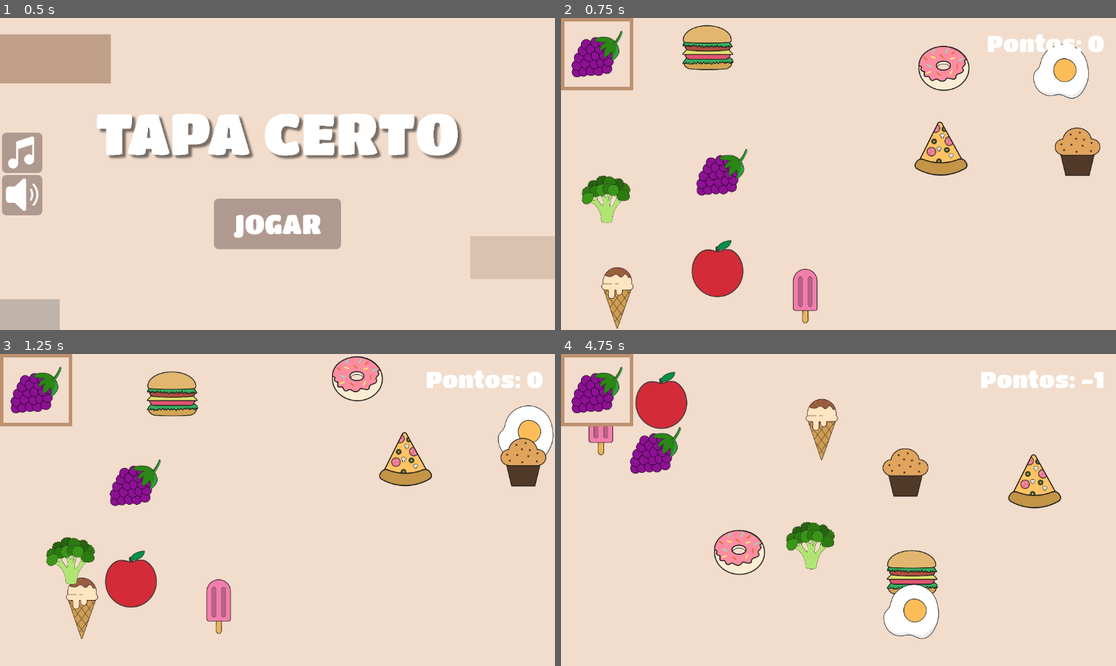
Above: before the commit, frames 1-4 (two rows, left to right).
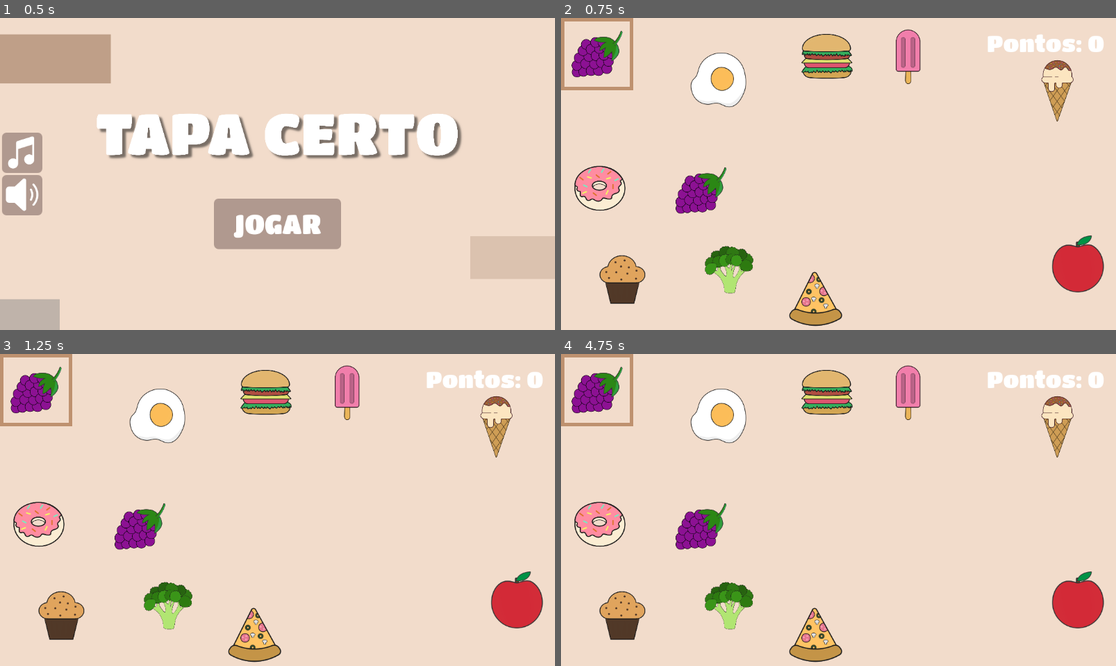
Above: after the commit, the same moments.

Repository: Frankl1sales/Course-Start-Godot
Game: Godot game, scene res://UI/tela_inicial_teste.tscn
Same seed, same stepped clock (60 frames per second), same inputs: the game is played once before the commit and once after it.
Inputs (mouse positions are in pixels of both pictures, inside the frame that each line leads up to):
- Up to frame 1 (0.5 s): no input
- Up to frame 2 (0.75 s): click "JOGAR" at 0.5 s
- Up to frame 3 (1.25 s): no input
- Up to frame 4 (4.75 s): move the mouse to (766, 578) at 1.27 s; click (766, 578) at 1.42 s; move the mouse to (644, 575) at 2.02 s; click (644, 575) at 2.17 s; move the mouse to (982, 360) at 2.77 s; click (982, 360) at 2.92 s; move the mouse to (744, 463) at 3.52 s; click (744, 463) at 3.67 s; move the mouse to (605, 400) at 4.27 s; click (605, 400) at 4.42 s

Frame 1 is identical in both runs. In frame 2, 16% of the frame differs, in the area x 2-98%, y 2-100%; in frame 3, 17%; in frame 4, 18%, in the area x 2-98%, y 3-99%.

Commit message:
Adicione reposicionamento de todos os alvos
Foi adicionada uma nova política de reposicionamento de alvos: o
reposicionamento de todos os alvos.

O sistema de dificuldade foi removido da lógica fundamental do jogo,
agora os parâmetros definidos pela dificuldade são especificados
explicitamente. Agora é preciso especificar explicitamente a quantidade
de alvos, a velocidade dos alvos e a política de reposicionamento dos
alvos.

No futuro convém implementar um sistema de dificuldade
baseado em templates que especifique esses parâmetros mas não o prendam.

Diff:
--- a/UI/tela_inicial_teste.gd
+++ b/UI/tela_inicial_teste.gd
@@ -113,4 +113,4 @@
 
 
 func _on_botão_jogar_pressed() -> void:
-	GameManager.iniciar_jogo(GameManager.Dificuldades.MÉDIO_DIFÍCIL, 10)
+	GameManager.iniciar_jogo(10, GameManager.PolíticasDeReposicionamento.TODOS, GameManager.VELOCIDADE_ZERO_PADRÃO)
--- a/scenes/game_manager/game_manager.gd
+++ b/scenes/game_manager/game_manager.gd
@@ -1,12 +1,10 @@
 extends Node
 
-enum Dificuldades {
-	MUITO_FÁCIL, # Alvos não se movimentam e não trocam de posição quando tocados adequadamente.
-	FÁCIL, # Alvos não se movimentam, trocam de posição quando tocados adequadamente.
-	MÉDIO, # Alvos se movimentam lentamente por padrão, não trocam de posição quando tocados adequadamente.
-	MÉDIO_DIFÍCIL, # Alvos se movimentam lentamente por padrão, trocam de posição quando tocados adequadamente.
-	DIFÍCIL, # Alvos se movimentam rapidamente por padrão, não trocam de posição quando tocados adequadamente.
-	MUITO_DIFÍCIL, # Alvos se movimentam rapidamente por padrão, trocam de posição quando tocados adequadamente.
+
+enum PolíticasDeReposicionamento {
+	NENHUM,
+	ALVO,
+	TODOS
 }
 
 
@@ -23,18 +21,18 @@
 	PICOLÉ
 }
 
-
-const VELOCIDADE_LENTA_PADRÃO: float = 150
-const VELOCIDADE_RÁPIDA_PADRÃO: float = 300
+const VELOCIDADE_ZERO_PADRÃO: float = 0.0
+const VELOCIDADE_LENTA_PADRÃO: float = 150.0
+const VELOCIDADE_RÁPIDA_PADRÃO: float = 300.0
 
 # Parâmetros do sistema
 var música_desligada: bool = false;
 var sons_mutados: bool = false;
 
 # Parâmetros do jogo
-var dificuldade
-var override_velocidade: float = -1.0
+var velocidade: float = -1.0
 var alvos_no_jogo: Array = []
+var política_de_reposicionamento: int
 
 
 var alvo_atual: int
@@ -59,13 +57,13 @@
 	$"MúsicaDeFundo".stop()
 
 
-func iniciar_jogo(dificuldade_do_jogo: int, número_de_alvos: int, override_velocidade_dos_alvos: int = -1) -> void:
+func iniciar_jogo(número_de_alvos: int, política_de_reposicionamento_do_jogo: int, velocidade_dos_alvos: int = -1) -> void:
 	alvos_no_jogo = Alvos.values()
 	alvos_no_jogo.shuffle()
 	alvos_no_jogo = alvos_no_jogo.slice(0, número_de_alvos)
 
-	dificuldade = dificuldade_do_jogo
-	override_velocidade = override_velocidade_dos_alvos
+	política_de_reposicionamento = política_de_reposicionamento_do_jogo
+	velocidade = velocidade_dos_alvos
 
 	alvo_atual = alvos_no_jogo.pick_random()
 	pontos = 0
--- a/scenes/jogo_principal/jogo_principal.gd
+++ b/scenes/jogo_principal/jogo_principal.gd
@@ -33,293 +33,298 @@
 
 var grid_de_alvos: Array[Array] = []
 
+const TAMANHO_BASE_DA_FONTE: int = 48
+
 # Called when the node enters the scene tree for the first time.
 func _ready() -> void:
-    tamanho_da_janela = get_viewport_rect().size
-
-    escala = tamanho_da_janela.x / 1152
-
-    distância_mínima_entre_alvos *= escala
-
-    linhas = round(tamanho_da_janela.y / tamanho_da_janela.x * colunas)
-    tamanho_célula.x = tamanho_da_janela.x / colunas
-    tamanho_célula.y = tamanho_da_janela.y / linhas
-
-    grid_de_alvos.resize(colunas)
-
-    var array_temporário: Array[int]
-    array_temporário.resize(linhas)
-    array_temporário.fill(-1)
-
-    for i in grid_de_alvos.size():
-        grid_de_alvos[i] = array_temporário.duplicate()
-
-    # A primeira célula é reservada para o indicador do alvo atual
-    grid_de_alvos[0][0] = 2147483647
-
-    var aspect_ratio_célula: float = tamanho_célula.y / tamanho_célula.x
-    offset_máximo = Vector2(BASE_OFFSET_MÁXIMO * escala, BASE_OFFSET_MÁXIMO * escala * aspect_ratio_célula)
-
-    if GameManager.override_velocidade >= 0:
-        velocidade = GameManager.override_velocidade * escala
-    else:
-        match GameManager.dificuldade:
-            GameManager.Dificuldades.MUITO_FÁCIL, GameManager.Dificuldades.FÁCIL:
-                velocidade = 0.0
-            GameManager.Dificuldades.MÉDIO, GameManager.Dificuldades.MÉDIO_DIFÍCIL:
-                velocidade = GameManager.VELOCIDADE_LENTA_PADRÃO * escala
-            GameManager.Dificuldades.DIFÍCIL, GameManager.Dificuldades.MUITO_DIFÍCIL:
-                velocidade = GameManager.VELOCIDADE_RÁPIDA_PADRÃO * escala
-
-    for alvo in GameManager.alvos_no_jogo:
-        match alvo:
-            GameManager.Alvos.DONUT:
-                alvos_no_jogo.append(donut)
-            GameManager.Alvos.HAMBÚRGUER:
-                alvos_no_jogo.append(hambúrguer)
-            GameManager.Alvos.PIZZA:
-                alvos_no_jogo.append(pizza)
-            GameManager.Alvos.OVO_FRITO:
-                alvos_no_jogo.append(ovo_frito)
-            GameManager.Alvos.MAÇÃ:
-                alvos_no_jogo.append(maçã)
-            GameManager.Alvos.UVA:
-                alvos_no_jogo.append(uva)
-            GameManager.Alvos.SORVETE:
-                alvos_no_jogo.append(sorvete)
-            GameManager.Alvos.CUPCAKE:
-                alvos_no_jogo.append(cupcake)
-            GameManager.Alvos.BRÓCOLIS:
-                alvos_no_jogo.append(brócolis)
-            GameManager.Alvos.PICOLÉ:
-                alvos_no_jogo.append(picolé)
-            _:
-                assert(false, "Alvo inválido")
-
-    vetores_de_movimento_dos_alvos.resize(alvos_no_jogo.size())
-    sprites_dos_alvos.resize(alvos_no_jogo.size())
-
-    for i in alvos_no_jogo.size():
-        alvos_no_jogo[i].scale = Vector2(escala, escala)
-
-        for child in alvos_no_jogo[i].get_children():
-            if child is Sprite2D:
-                sprites_dos_alvos[i] = child.duplicate()
-
-                sprites_dos_alvos[i].scale *= escala
-                sprites_dos_alvos[i].position = Vector2(75 * escala, 75 * escala)
-
-        spawnar_alvo(i, true)
-
-        var vetor_de_movimento: Vector2 = vetor_de_movimento_aleatório()
-
-        vetores_de_movimento_dos_alvos[i] = vetor_de_movimento
-
-    # Não mantenha as células ocupadas se os alvos vão se mover
-    if GameManager.dificuldade != GameManager.Dificuldades.MUITO_FÁCIL and \
-       GameManager.dificuldade != GameManager.Dificuldades.FÁCIL:
-        remover_todos_os_alvos_do_grid()
-
-    setar_sprite_alvo(GameManager.alvos_no_jogo.find(GameManager.alvo_atual))
-    $CanvasLayer/Control/TextureRect.scale = Vector2(escala, escala)
-
-    $CanvasLayer/Label.add_theme_font_size_override("font_size", escala * 48)
+	tamanho_da_janela = get_viewport_rect().size
+	escala = tamanho_da_janela.x / 1152
+
+	distância_mínima_entre_alvos *= escala
+	velocidade = GameManager.velocidade * escala
+
+
+	# Inicialização do ruído azul
+	linhas = round(tamanho_da_janela.y / tamanho_da_janela.x * colunas)
+	tamanho_célula.x = tamanho_da_janela.x / colunas
+	tamanho_célula.y = tamanho_da_janela.y / linhas
+
+	grid_de_alvos.resize(colunas)
+
+	var array_temporário: Array[int]
+	array_temporário.resize(linhas)
+	array_temporário.fill(-1)
+
+	for i in grid_de_alvos.size():
+		grid_de_alvos[i] = array_temporário.duplicate()
+
+	# A primeira célula é reservada para o indicador do alvo atual
+	grid_de_alvos[0][0] = 2147483647
+
+	var aspect_ratio_célula: float = tamanho_célula.y / tamanho_célula.x
+	offset_máximo = Vector2(BASE_OFFSET_MÁXIMO * escala, BASE_OFFSET_MÁXIMO * escala * aspect_ratio_célula)
+
+
+	# Inicialização dos alvos
+	for alvo in GameManager.alvos_no_jogo:
+		match alvo:
+			GameManager.Alvos.DONUT:
+				alvos_no_jogo.append(donut)
+			GameManager.Alvos.HAMBÚRGUER:
+				alvos_no_jogo.append(hambúrguer)
+			GameManager.Alvos.PIZZA:
+				alvos_no_jogo.append(pizza)
+			GameManager.Alvos.OVO_FRITO:
+				alvos_no_jogo.append(ovo_frito)
+			GameManager.Alvos.MAÇÃ:
+				alvos_no_jogo.append(maçã)
+			GameManager.Alvos.UVA:
+				alvos_no_jogo.append(uva)
+			GameManager.Alvos.SORVETE:
+				alvos_no_jogo.append(sorvete)
+			GameManager.Alvos.CUPCAKE:
+				alvos_no_jogo.append(cupcake)
+			GameManager.Alvos.BRÓCOLIS:
+				alvos_no_jogo.append(brócolis)
+			GameManager.Alvos.PICOLÉ:
+				alvos_no_jogo.append(picolé)
+			_:
+				assert(false, "Alvo inválido")
+
+	vetores_de_movimento_dos_alvos.resize(alvos_no_jogo.size())
+	sprites_dos_alvos.resize(alvos_no_jogo.size())
+
+	for i in alvos_no_jogo.size():
+		alvos_no_jogo[i].scale = Vector2(escala, escala)
+
+		for child in alvos_no_jogo[i].get_children():
+			if child is Sprite2D:
+				sprites_dos_alvos[i] = child.duplicate()
+
+				sprites_dos_alvos[i].scale *= escala
+				sprites_dos_alvos[i].position = Vector2(75 * escala, 75 * escala)
+
+		vetores_de_movimento_dos_alvos[i] = vetor_de_movimento_aleatório()
+
+	spawnar_todos_os_alvos()
+
+	# Não mantenha as células ocupadas se os alvos vão se mover
+	if velocidade == GameManager.VELOCIDADE_ZERO_PADRÃO:
+		remover_todos_os_alvos_do_grid()
+
+
+	# Inicialização dos indicadores da interface
+	setar_sprite_alvo(GameManager.alvos_no_jogo.find(GameManager.alvo_atual))
+	$CanvasLayer/Control/TextureRect.scale = Vector2(escala, escala)
+
+	$CanvasLayer/Label.add_theme_font_size_override("font_size", escala * TAMANHO_BASE_DA_FONTE)
 
 # Called every frame. 'delta' is the elapsed time since the previous frame.
 func _process(delta: float) -> void:
-    for i in alvos_no_jogo.size():
-        alvos_no_jogo[i].global_position += vetores_de_movimento_dos_alvos[i] * delta
-
-        if vetores_de_movimento_dos_alvos[i].x < 0 and alvos_no_jogo[i].global_position.x < 0:
-            vetores_de_movimento_dos_alvos[i].x *= -1
-
-        if vetores_de_movimento_dos_alvos[i].x > 0 and alvos_no_jogo[i].global_position.x + alvos_no_jogo[i].width * escala > tamanho_da_janela.x:
-            vetores_de_movimento_dos_alvos[i].x *= -1
-
-        if vetores_de_movimento_dos_alvos[i].y < 0 and alvos_no_jogo[i].global_position.y < 0:
-            vetores_de_movimento_dos_alvos[i].y *= -1
-
-        if vetores_de_movimento_dos_alvos[i].y > 0 and alvos_no_jogo[i].global_position.y + alvos_no_jogo[i].heigth * escala > tamanho_da_janela.y:
-            vetores_de_movimento_dos_alvos[i].y *= -1
+	for i in alvos_no_jogo.size():
+		alvos_no_jogo[i].global_position += vetores_de_movimento_dos_alvos[i] * delta
+
+		if vetores_de_movimento_dos_alvos[i].x < 0 and alvos_no_jogo[i].global_position.x < 0:
+			vetores_de_movimento_dos_alvos[i].x *= -1
+
+		if vetores_de_movimento_dos_alvos[i].x > 0 and alvos_no_jogo[i].global_position.x + alvos_no_jogo[i].width * escala > tamanho_da_janela.x:
+			vetores_de_movimento_dos_alvos[i].x *= -1
+
+		if vetores_de_movimento_dos_alvos[i].y < 0 and alvos_no_jogo[i].global_position.y < 0:
+			vetores_de_movimento_dos_alvos[i].y *= -1
+
+		if vetores_de_movimento_dos_alvos[i].y > 0 and alvos_no_jogo[i].global_position.y + alvos_no_jogo[i].heigth * escala > tamanho_da_janela.y:
+			vetores_de_movimento_dos_alvos[i].y *= -1
 
 
 func setar_sprite_alvo(index: int) -> void:
-    if sprite_do_alvo_atual != null:
-        $CanvasLayer/Control.remove_child(sprite_do_alvo_atual)
-
-    $CanvasLayer/Control.add_child(sprites_dos_alvos[index])
-    sprite_do_alvo_atual = sprites_dos_alvos[index]
+	if sprite_do_alvo_atual != null:
+		$CanvasLayer/Control.remove_child(sprite_do_alvo_atual)
+
+	$CanvasLayer/Control.add_child(sprites_dos_alvos[index])
+	sprite_do_alvo_atual = sprites_dos_alvos[index]
 
 
 func atualizar_placar() -> void:
-        $CanvasLayer/Label.text = "Pontos: " + str(GameManager.pontos)
+		$CanvasLayer/Label.text = "Pontos: " + str(GameManager.pontos)
 
 
 func clique(alvo: int) -> void:
-    var alvo_original = GameManager.alvos_no_jogo.find(GameManager.alvo_atual)
-    var certo = GameManager.clique(alvo)
-
-    if certo:
-        $TapRight.play()
-
-        var index = GameManager.alvos_no_jogo.find(GameManager.alvo_atual)
-        setar_sprite_alvo(index)
-
-        # Reposisiona o alvo imóvel
-        if GameManager.dificuldade == GameManager.Dificuldades.FÁCIL:
-            trocar_alvo_de_posição(alvo_original)
-        # Reposisiona o alvo móvel
-        if GameManager.dificuldade == GameManager.Dificuldades.MÉDIO_DIFÍCIL or \
-           GameManager.dificuldade == GameManager.Dificuldades.MUITO_DIFÍCIL:
-
-            vetores_de_movimento_dos_alvos[alvo_original] = vetor_de_movimento_aleatório()
-
-            var posição_original: Vector2 = centro_de_alvo(alvo_original)
-
-            var tentativas = 0
-
-            while true:
-                alvos_no_jogo[alvo_original].global_position = Vector2(rng.randf_range(0, tamanho_da_janela.x - alvos_no_jogo[alvo_original].width * escala),
-                                                              rng.randf_range(0, tamanho_da_janela.y - alvos_no_jogo[alvo_original].heigth * escala))
-
-                var colisão = false
-
-                for i in alvos_no_jogo.size():
-                    if i == alvo_original:
-                        continue
-
-                    if distância_entre_alvos(i, alvo_original) < distância_mínima_entre_alvos:
-                        colisão = true
-                        break
-
-                # Detecta se o alvo está na área do alvo atual
-                if distância_entre_alvos(alvo_original, -1, Vector2(0, 0)) < 200 * escala:
-                    colisão = true
-
-                # Detecra se o alvo está muito pperto da posição inicial
-                if distância_entre_alvos(alvo_original, -1, posição_original) < 300 * escala:
-                    colisão = true
-
-                if not colisão || tentativas >= 100:
-                    break
-
-    else:
-        $TapWrong.play()
-
-    atualizar_placar()
-
-    # A ordem de renzerização de nós irmão é de cima para baixo com base no que aparece na árvore de
-    # nós. A ordem de tratamento de entradas segue a mesma ordem. O efeito disso é que nós
-    # renderizados abaixo de outros nós serão tratados antes dos nós a frente, então se a propagação
-    # é parada apenas o nó mais de tráz é tratado. Para resolver isso a solução é colocar os nós na
-    # árvore em ordem reversa a ordem desejada para renderização e setar o índice Z para que sejam
-    # renderizados na ordem desejada.
-    # A ordem de renderização é bem documentada, porém, aparente mente a ordem de execução de
-    # entradas não é. Mais informações sobre a ordem de execução não documentada:
-    # https://www.reddit.com/r/godot/comments/112w2zt/notes_on_event_execution_order_with_a_side_dose/
-    get_viewport().set_input_as_handled() # Para a propagação da entrada
+	var alvo_original = GameManager.alvos_no_jogo.find(GameManager.alvo_atual)
+	var certo = GameManager.clique(alvo)
+
+	if certo:
+		$TapRight.play()
+
+		var index = GameManager.alvos_no_jogo.find(GameManager.alvo_atual)
+		setar_sprite_alvo(index)
+
+		if GameManager.política_de_reposicionamento == GameManager.PolíticasDeReposicionamento.ALVO:
+			# Reposisiona o alvo imóvel
+			if velocidade == GameManager.VELOCIDADE_ZERO_PADRÃO:
+				trocar_alvo_de_posição(alvo_original)
+			# Reposisiona o alvo móvel
+			else:
+				vetores_de_movimento_dos_alvos[alvo_original] = vetor_de_movimento_aleatório()
+
+				var posição_original: Vector2 = centro_de_alvo(alvo_original)
+
+				var tentativas = 0
+
+				while true:
+					alvos_no_jogo[alvo_original].global_position = Vector2(rng.randf_range(0, tamanho_da_janela.x - alvos_no_jogo[alvo_original].width * escala),
+																		   rng.randf_range(0, tamanho_da_janela.y - alvos_no_jogo[alvo_original].heigth * escala))
+
+					var colisão = false
+					var colisão_com_o_indicado_do_alvo = false
+
+					for i in alvos_no_jogo.size():
+						if i == alvo_original:
+							continue
+
+						if distância_entre_alvos(i, alvo_original) < distância_mínima_entre_alvos:
+							colisão = true
+							break
+
+					# Detecta se o alvo está na área do indicador do alvo
+					if distância_entre_alvos(alvo_original, -1, Vector2(0, 0)) < 200 * escala:
+						colisão = true
+						colisão_com_o_indicado_do_alvo = true
+
+					# Detecra se o alvo está muito perto da posição inicial
+					if distância_entre_alvos(alvo_original, -1, posição_original) < 300 * escala:
+						colisão = true
+
+					if not colisão or (tentativas >= 100 and not colisão_com_o_indicado_do_alvo):
+						break
+		elif GameManager.política_de_reposicionamento == GameManager.PolíticasDeReposicionamento.TODOS:
+			spawnar_todos_os_alvos()
+
+	else:
+		$TapWrong.play()
+
+	atualizar_placar()
+
+	# A ordem de renzerização de nós irmão é de cima para baixo com base no que aparece na árvore de
+	# nós. A ordem de tratamento de entradas segue a mesma ordem. O efeito disso é que nós
+	# renderizados abaixo de outros nós serão tratados antes dos nós a frente, então se a propagação
+	# é parada apenas o nó mais de tráz é tratado. Para resolver isso a solução é colocar os nós na
+	# árvore em ordem reversa a ordem desejada para renderização e setar o índice Z para que sejam
+	# renderizados na ordem desejada.
+	# A ordem de renderização é bem documentada, porém, aparente mente a ordem de execução de
+	# entradas não é. Mais informações sobre a ordem de execução não documentada:
+	# https://www.reddit.com/r/godot/comments/112w2zt/notes_on_event_execution_order_with_a_side_dose/
+	get_viewport().set_input_as_handled() # Para a propagação da entrada
 
 
 func vetor_de_movimento_aleatório() -> Vector2:
-    var vetor_de_movimento: Vector2 = Vector2(rng.randi_range(0, 1), rng.randi_range(0, 1))
-
-    if vetor_de_movimento.x == 0:
-        vetor_de_movimento.x = -1.0
-
-    if vetor_de_movimento.y == 0:
-        vetor_de_movimento.y = -1.0
-
-    vetor_de_movimento = vetor_de_movimento.normalized() * velocidade
-
-    return vetor_de_movimento
+	var vetor_de_movimento: Vector2 = Vector2(rng.randi_range(0, 1), rng.randi_range(0, 1))
+
+	if vetor_de_movimento.x == 0:
+		vetor_de_movimento.x = -1.0
+
+	if vetor_de_movimento.y == 0:
+		vetor_de_movimento.y = -1.0
+
+	vetor_de_movimento = vetor_de_movimento.normalized() * velocidade
+
+	return vetor_de_movimento
 
 
 func spawnar_alvo(alvo: int, ocupar: bool) -> void:
-    var coluna: int
-    var linha: int
-
-    var tentativas: int = 0
-
-    # Encontra uma célula não ocupada
-    while true:
-        tentativas += 1
-
-        coluna = rng.randi_range(0, colunas - 1)
-        linha = rng.randi_range(0, linhas - 1)
-
-        if grid_de_alvos[coluna][linha] < 0 || tentativas >= 100:
-            break
-
-    if ocupar:
-        grid_de_alvos[coluna][linha] = alvo
-
-    var pos_x = coluna * tamanho_célula.x + rng.randf_range(-offset_máximo.x, offset_máximo.x)
-    var pos_y = linha * tamanho_célula.y + rng.randf_range(-offset_máximo.y, offset_máximo.y)
-
-    alvos_no_jogo[alvo].global_position = Vector2(pos_x + alvos_no_jogo[alvo].width * escala / 2,\
-                                                  pos_y + alvos_no_jogo[alvo].heigth * escala / 2)
+	var coluna: int
+	var linha: int
+
+	var tentativas: int = 0
+
+	# Encontra uma célula não ocupada
+	while true:
+		tentativas += 1
+
+		coluna = rng.randi_range(0, colunas - 1)
+		linha = rng.randi_range(0, linhas - 1)
+
+		if grid_de_alvos[coluna][linha] < 0 || tentativas >= 100:
+			break
+
+	if ocupar:
+		grid_de_alvos[coluna][linha] = alvo
+
+	var pos_x = coluna * tamanho_célula.x + rng.randf_range(-offset_máximo.x, offset_máximo.x)
+	var pos_y = linha * tamanho_célula.y + rng.randf_range(-offset_máximo.y, offset_máximo.y)
+
+	alvos_no_jogo[alvo].global_position = Vector2(pos_x + alvos_no_jogo[alvo].width * escala / 2,\
+												  pos_y + alvos_no_jogo[alvo].heigth * escala / 2)
+
+
+func spawnar_todos_os_alvos() -> void:
+	remover_todos_os_alvos_do_grid()
+
+	for i in alvos_no_jogo.size():
+		spawnar_alvo(i, true)
+
 
 func remover_alvo_do_grid(alvo: int) -> bool:
-    for i in grid_de_alvos.size():
-        for j in grid_de_alvos[i].size():
-            if grid_de_alvos[i][j] == alvo:
-                grid_de_alvos[i][j] = -1
-                return true
-
-    return false
+	for i in grid_de_alvos.size():
+		for j in grid_de_alvos[i].size():
+			if grid_de_alvos[i][j] == alvo:
+				grid_de_alvos[i][j] = -1
+				return true
+
+	return false
 
 
 func encontrar_posição_de_alvo_no_grid(alvo: int) -> Array[int]:
-    for i in grid_de_alvos.size():
-        for j in grid_de_alvos[i].size():
-            if grid_de_alvos[i][j] == alvo:
-                return [i, j]
-
-    return [-1, -1]
+	for i in grid_de_alvos.size():
+		for j in grid_de_alvos[i].size():
+			if grid_de_alvos[i][j] == alvo:
+				return [i, j]
+
+	return [-1, -1]
 
 
 func trocar_alvo_de_posição(alvo: int) -> void:
-    var posição_atual = encontrar_posição_de_alvo_no_grid(alvo)
-
-    if posição_atual[0] < 0 or posição_atual[1] < 0:
-        assert(false, "Alvo não encontrado no grid")
-        return
-
-    spawnar_alvo(alvo, true)
-    grid_de_alvos[posição_atual[0]][posição_atual[1]] = -1
+	var posição_atual = encontrar_posição_de_alvo_no_grid(alvo)
+
+	if posição_atual[0] < 0 or posição_atual[1] < 0:
+		assert(false, "Alvo não encontrado no grid")
+		return
+
+	spawnar_alvo(alvo, true)
+	grid_de_alvos[posição_atual[0]][posição_atual[1]] = -1
 
 
 func remover_todos_os_alvos_do_grid() -> void:
-    for i in grid_de_alvos.size():
-        for j in grid_de_alvos[i].size():
-            grid_de_alvos[i][j] = -1
-
-    grid_de_alvos[0][0] = 2147483647
+	for i in grid_de_alvos.size():
+		for j in grid_de_alvos[i].size():
+			grid_de_alvos[i][j] = -1
+
+	grid_de_alvos[0][0] = 2147483647
 
 
 func centro_de_alvo(alvo: int) -> Vector2:
-    return alvos_no_jogo[alvo].global_position + Vector2(alvos_no_jogo[alvo].width / 2 * escala,
-                                                         alvos_no_jogo[alvo].heigth / 2 * escala)
+	return alvos_no_jogo[alvo].global_position + Vector2(alvos_no_jogo[alvo].width / 2 * escala,
+														 alvos_no_jogo[alvo].heigth / 2 * escala)
 
 
 # Calcula a distância entre o centro de dois alvos. Use -1 em um dos alvos para especificar um ponto
 # arbitrário no tericeiro argumento ou -1 nos dois alvos para especificar dois pontos arbitrários no
 # terceiro e quart argumento e calcular a distância entre eles.
 func distância_entre_alvos(a: int, b: int, pos_1: Vector2 = Vector2(0, 0), pos_2: Vector2 = Vector2(0, 0)) -> float:
-    var centro_a: Vector2
-    var centro_b: Vector2
-
-    if a == -1 and b == -1:
-        centro_a = pos_1
-        centro_b = pos_2
-    elif a == -1:
-        centro_a = pos_1
-        centro_b = centro_de_alvo(b)
-    elif b == -1:
-        centro_a = centro_de_alvo(a)
-        centro_b = pos_1
-    else:
-        centro_a = centro_de_alvo(a)
-        centro_b = centro_de_alvo(b)
-
-    return sqrt(pow(centro_a.x - centro_b.x, 2) + pow(centro_a.y - centro_b.y, 2))
+	var centro_a: Vector2
+	var centro_b: Vector2
+
+	if a == -1 and b == -1:
+		centro_a = pos_1
+		centro_b = pos_2
+	elif a == -1:
+		centro_a = pos_1
+		centro_b = centro_de_alvo(b)
+	elif b == -1:
+		centro_a = centro_de_alvo(a)
+		centro_b = pos_1
+	else:
+		centro_a = centro_de_alvo(a)
+		centro_b = centro_de_alvo(b)
+
+	return sqrt(pow(centro_a.x - centro_b.x, 2) + pow(centro_a.y - centro_b.y, 2))
--- a/scenes/jogo_principal/jogo_principal.tscn
+++ b/scenes/jogo_principal/jogo_principal.tscn
@@ -65,7 +65,7 @@
 
 [node name="Picolé" parent="." instance=ExtResource("7_30t43")]
 z_index = 10
-position = Vector2(0, -142)
+position = Vector2(0, -113.6)
 
 [node name="Brócolis" parent="." instance=ExtResource("7_oa5at")]
 z_index = 9
